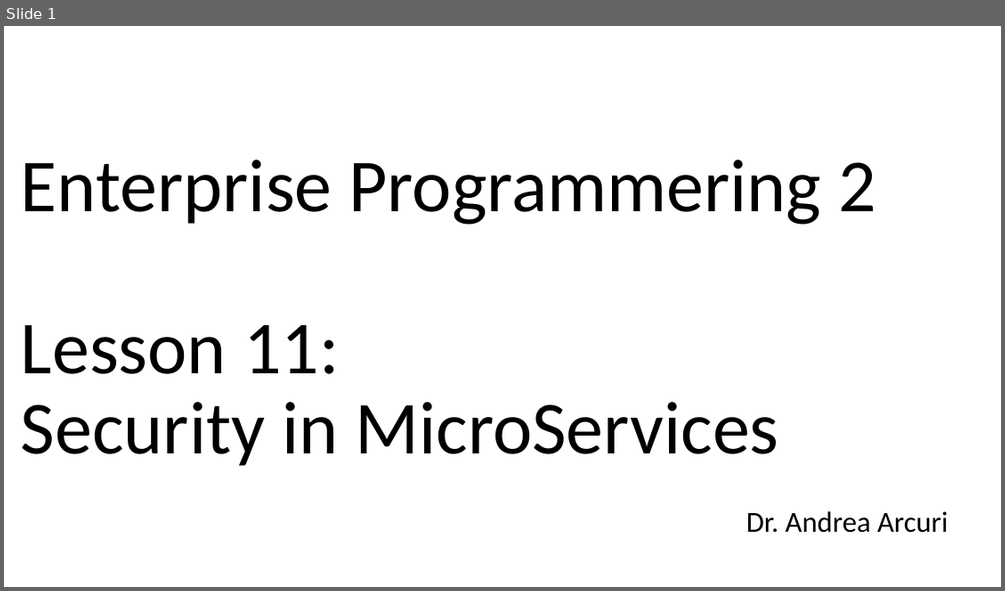
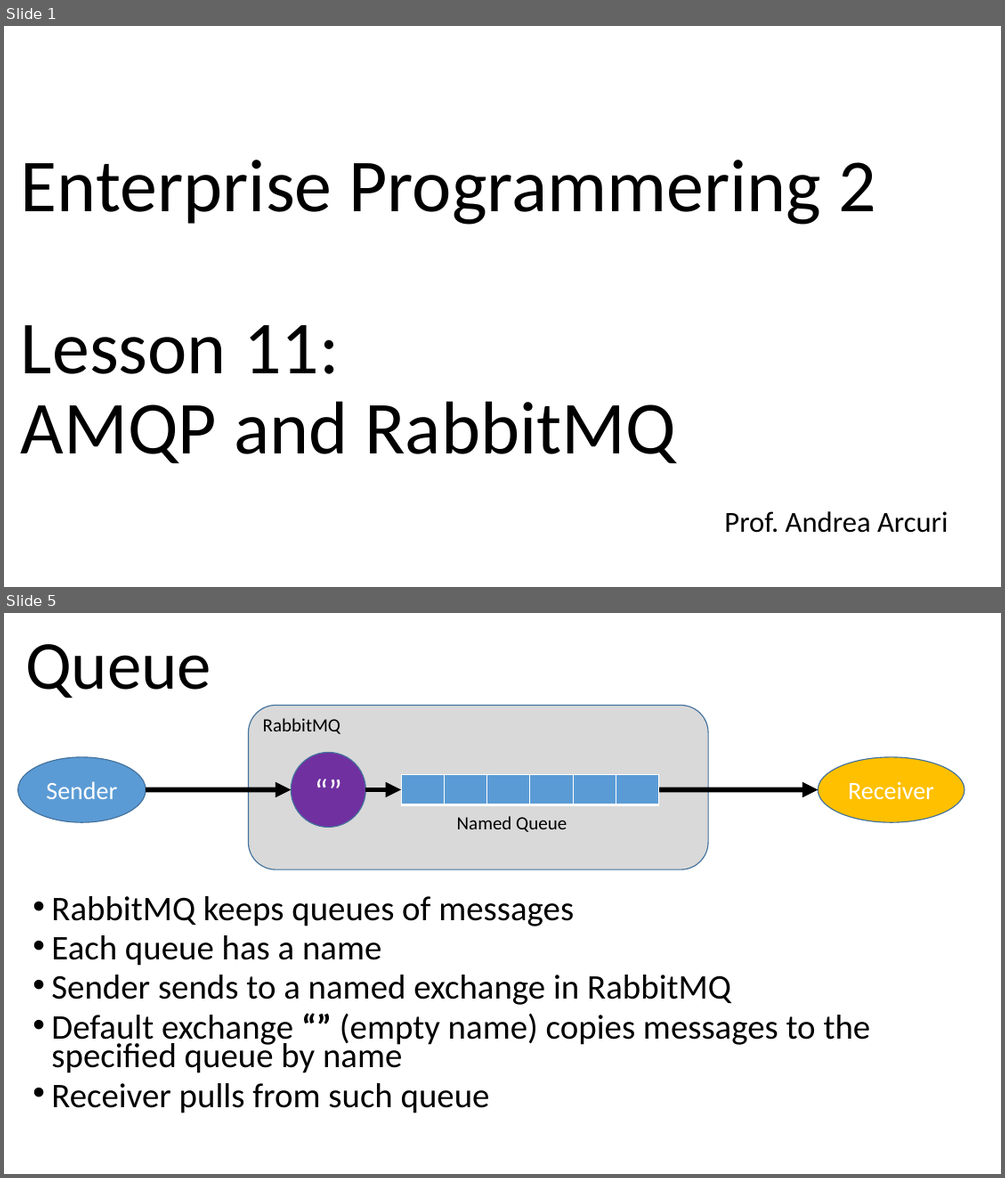
Before and after one commit to arcuri82/testing_security_development_enterprise_systems, a slide deck: doc/advanced/slides/lesson_11.pptx. Shown one above the other, each under a label of ours: slide 1 before the commit, slides 1 and 5 after it; the slides between them are not shown. The pictures are 1005x591 and 1005x1178 pixels, drawn with LibreOffice and Linux fonts; fonts in the diff are those of the drawing. Boxes give left, top, right and bottom in pixels: in the first picture for what was removed or moved away, otherwise in the second. Text is boxed around its words. In the diff, an @@ line names an element or a change of style, - is before the commit and + after.

```diff
--- a/doc/advanced/slides/lesson_11.pptx
+++ b/doc/advanced/slides/lesson_11.pptx
@@ slide 5 added at (x1=4, y1=613, x2=1001, y2=1174), background #FFFFFF @@
@@ title added at (x1=25, y1=644, x2=211, y2=698), 66 pt, text #000000 @@
+Queue
@@ rounded rectangle added at (x1=249, y1=705, x2=708, y2=869), fill #D9D9D9, outline #43739E 1 pt @@
@@ text added at (x1=263, y1=718, x2=340, y2=734), 18 pt, text #000000 @@
+RabbitMQ
@@ ellipse added at (x1=18, y1=757, x2=146, y2=822), fill #5B9BD5, outline #43739E 1 pt, 24 pt, text #FFFFFF @@
+Sender
@@ ellipse added at (x1=291, y1=752, x2=366, y2=827), fill #7030A0, outline #43739E 1 pt, 32 pt, text #FFFFFF @@
+“”
@@ ellipse added at (x1=817, y1=757, x2=964, y2=822), fill #FFC000, outline #43739E 1 pt, 24 pt, text #FFFFFF @@
+Receiver
@@ arrow added from (146, 789) to (291, 789), #000000 5 pt @@
@@ arrow added from (366, 789) to (401, 789), #000000 5 pt @@
@@ table added at (x1=401, y1=774, x2=657, y2=805), 1 rows, 6 columns @@
+ |  |  |  |  | 
@@ arrow added from (659, 789) to (817, 789), #000000 5 pt @@
@@ text added at (x1=457, y1=816, x2=566, y2=832), 18 pt, text #000000 @@
+Named Queue
@@ text added at (x1=51, y1=896, x2=871, y2=1113), 33.3 pt, text #000000 @@
+• RabbitMQ keeps queues of messages
+• Each queue has a name
+• Sender sends to a named exchange in RabbitMQ
+• Default exchange “” (empty name) copies messages to the specified queue by name
+• Receiver pulls from such queue
@@ slide 1 changed as well @@
@@ title at (x1=21, y1=160, x2=876, y2=463): text changed @@
-Enterprise Programmering 2
-Lesson 11:
-Security in MicroServices
+Enterprise Programmering 2
+Lesson 11:
+AMQP and RabbitMQ
@@ subtitle at (x1=724, y1=511, x2=948, y2=532): text changed @@
-Dr. Andrea Arcuri
+Prof. Andrea Arcuri
```
Also in this commit, not shown: 2 other slides changed, 6 other slides added, 10 slides removed, 17 other files.
